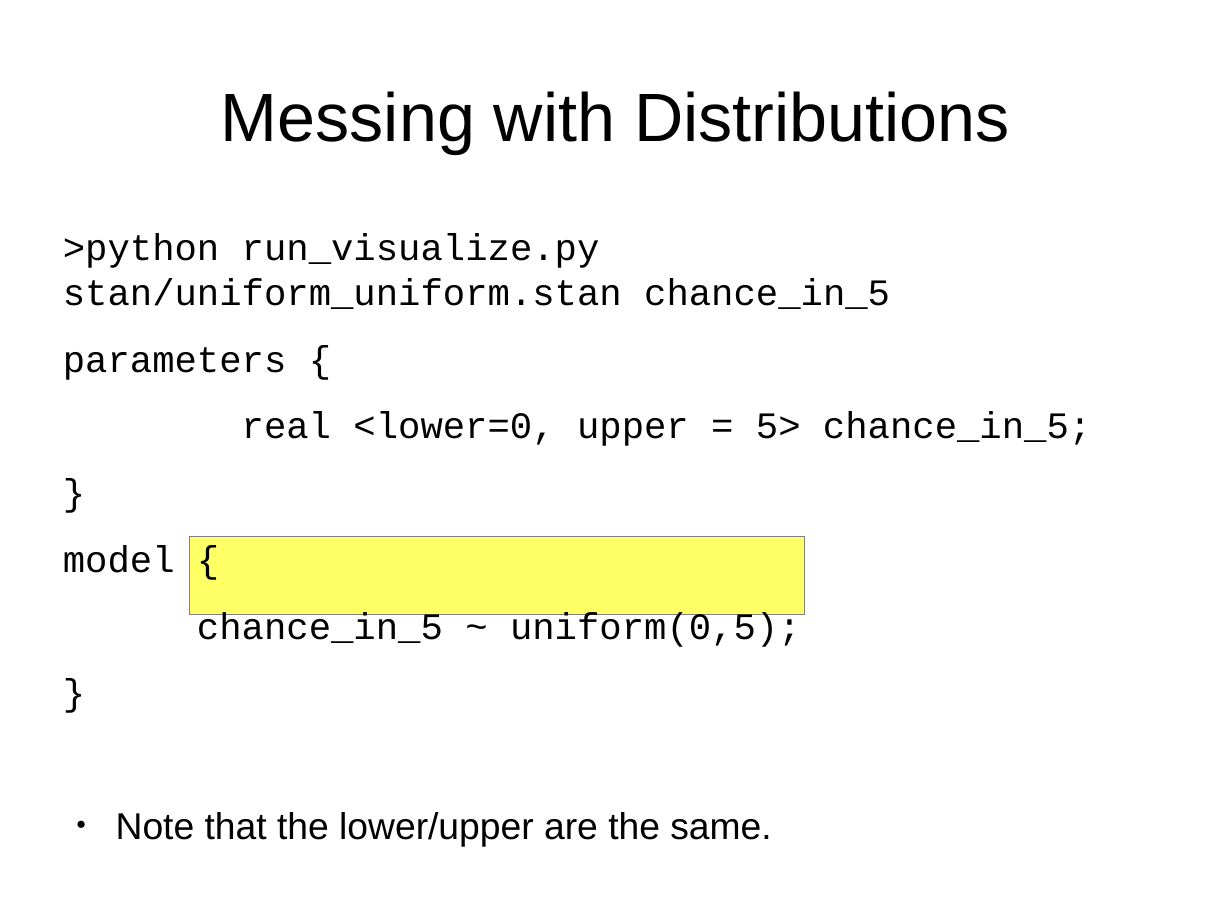
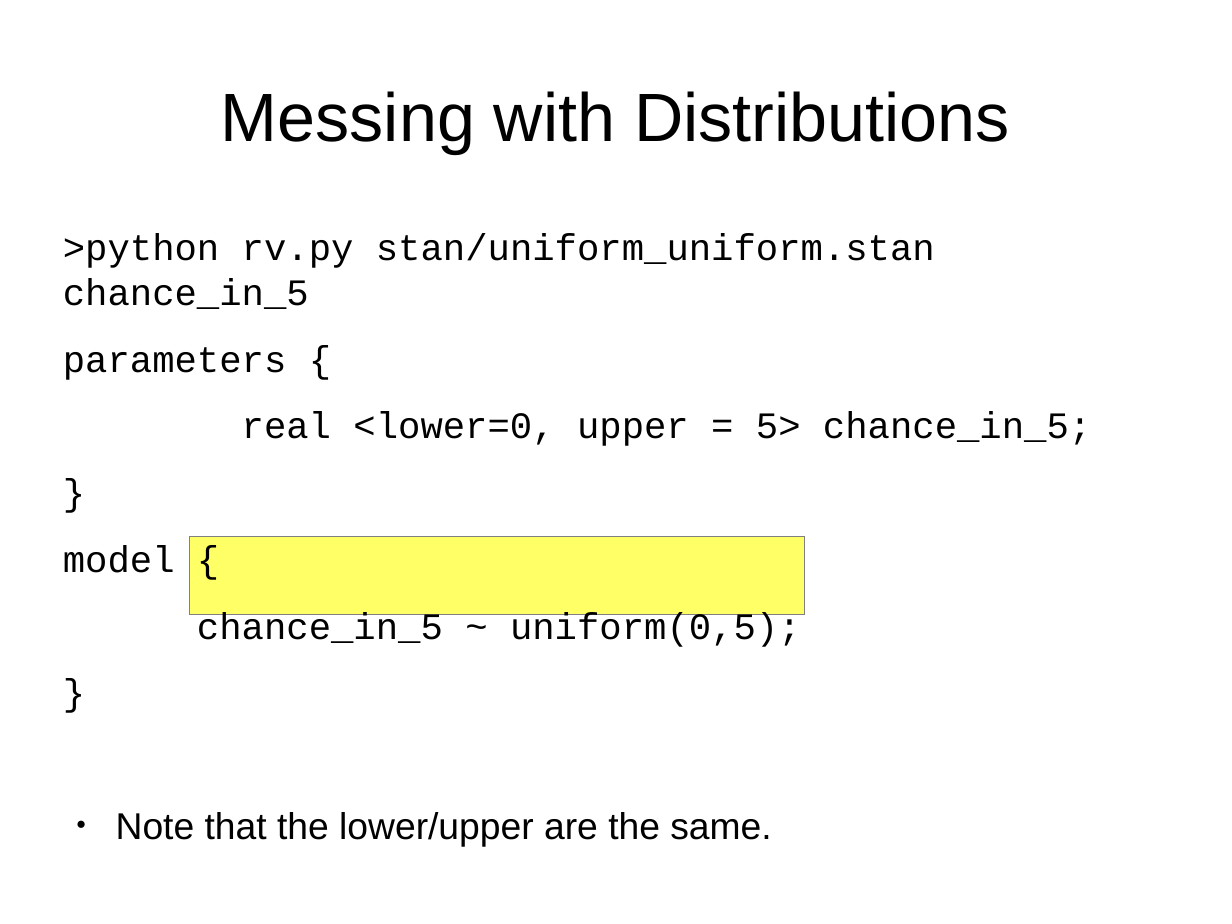
Before and after one commit to breckbaldwin/StanIsThePlanDist, a slide deck: slide 18 of slides/StanIsThePlanPyData.odp. Drawn at 1232x924 pixels with LibreOffice and Linux fonts; fonts in the diff are those of the drawing. Boxes give left, top, right and bottom in pixels: in the first picture for what was removed or moved away, otherwise in the second. Text is boxed around its words. In the diff, an @@ line names an element or a change of style, - is before the commit and + after.

```diff
--- a/slides/StanIsThePlanPyData.odp
+++ b/slides/StanIsThePlanPyData.odp
@@ text at (63, 234, 935, 309): text changed @@
->python run_visualize.py stan/uniform_uniform.stan chance_in_5
+>python rv.py stan/uniform_uniform.stan chance_in_5
```
Also in this commit, not shown: 2 other slides changed, 12 slides added, 14 slides removed.
